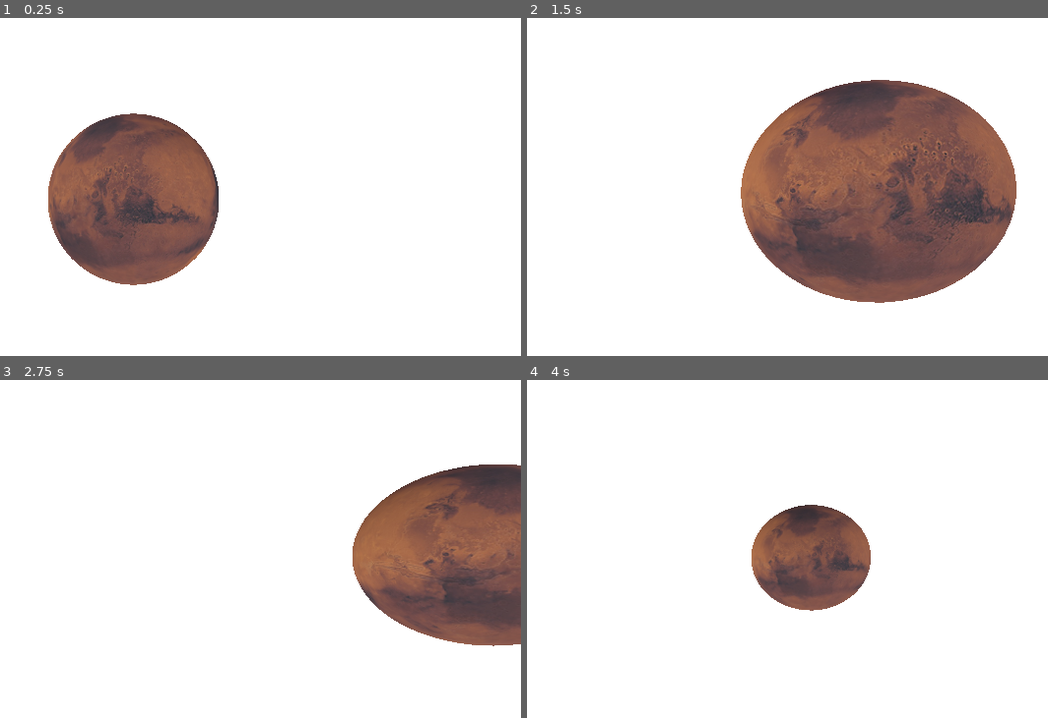
Above: before the commit, frames 1-4 (two rows, left to right).
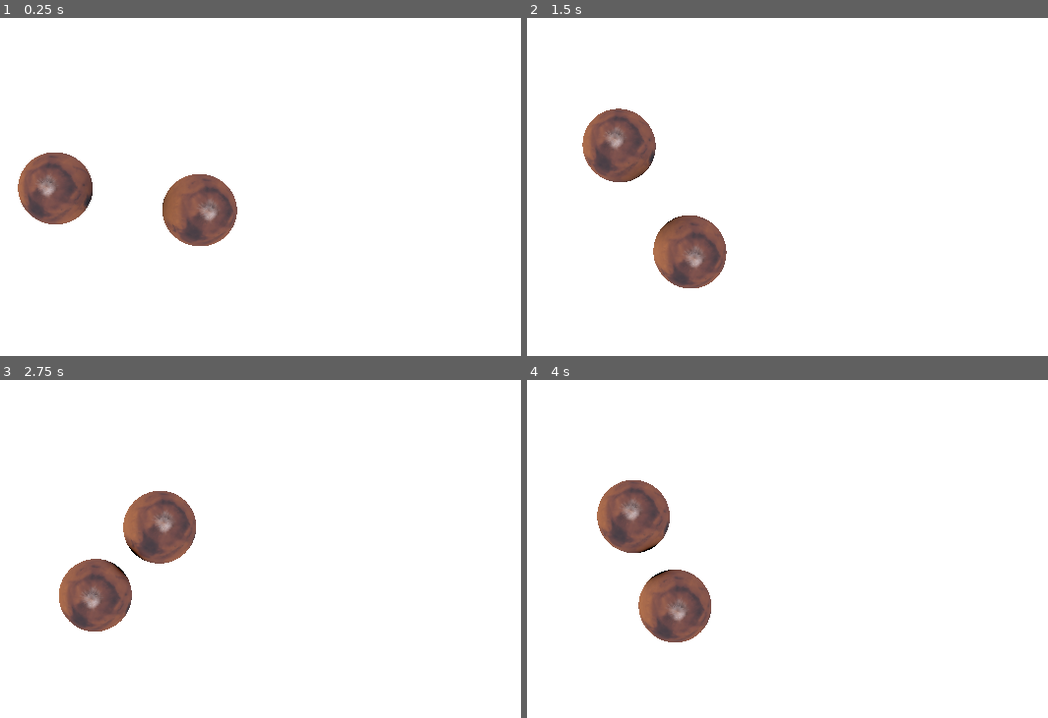
Above: after the commit, the same moments.

Repository: DarkLegend001/Space-Simulator
Game: Godot game, scene res://main/main.tscn
Two runs of this game, one before a commit and one after it. Both use one fixed random seed, a clock stepped at 60 frames per second and the inputs below. A sky picture missing from this copy of the repository is replaced by a grey-blue gradient.
Inputs:
- Up to frame 1 (0.25 s): no input
- Up to frame 2 (1.5 s): hold Ctrl (camera_back) 0.53-1.28 s; tap Down (camera_down) at 1.35 s
- Up to frame 3 (2.75 s): hold Shift (camera_forward) from 2.03 s (still down)
- Up to frame 4 (4 s): release Shift (camera_forward) at 2.78 s; tap Left (camera_left) at 2.85 s; hold Right (camera_right) from 3.53 s (still down)

The runs differ from the first frame. In frame 1, 13% of the frame differs, in the area x 3-46%, y 28-80%; in frame 2, 32%, in the area x 10-94%, y 18-85%; in frame 3, 19%; in frame 4, 10%.
Error before the commit: Parse Error: Too many arguments for "update()" call. Expected at most 0 but received 1. (res://controller/simulation_controller.gd:15)

Commit message:
finish physics merge and test

Diff:
--- a/controller/simulation_controller.gd
+++ b/controller/simulation_controller.gd
@@ -7,12 +7,12 @@
 # Called when the node enters the scene tree for the first time.
 func _ready() -> void:
 	simulation = Simulation.new()
-	spawn_celestial_body(Vector3(100, 0, 0), Vector3(0, 0, 0.5), 1e12, 1)
-	spawn_celestial_body(Vector3.ZERO, Vector3(0, 0, -0.5), 1e12, 1)
+	spawn_celestial_body(Vector3(50, 0, 0), Vector3(0, 0, 0.5), 1e12, 1)
+	spawn_celestial_body(Vector3(-50, 0, 0), Vector3(0, 0, -0.5), 1e12, 1)
 
 # Called every frame. 'delta' is the elapsed time since the previous frame.
 func _process(delta: float) -> void:
-	simulation.update(delta)
+	simulation.update()
 
 func spawn_celestial_body(pos: Vector3, vel: Vector3, mass: float, radius: float):
 	var body = CelestialBody.new(pos, vel, Vector3.ZERO, mass, radius)
--- a/main/main.tscn
+++ b/main/main.tscn
@@ -3,9 +3,7 @@
 [ext_resource type="Script" uid="uid://ctqmcany1v6xh" path="res://main/main.gd" id="1_53q0u"]
 [ext_resource type="Script" path="res://main/camera.gd" id="2_c651c"]
 [ext_resource type="Script" uid="uid://blhqjkxxbsqqh" path="res://controller/simulation_controller.gd" id="2_kfbq2"]
-[ext_resource type="Script" path="res://main/sphere.gd" id="2_pjrb6"]
 [ext_resource type="Texture2D" uid="uid://t3dsj4mralpl" path="res://data/starmap_background.exr" id="2_xwkvk"]
-[ext_resource type="Texture2D" uid="uid://cgmdg6ae3jjyv" path="res://data/mars_1k_color.jpg" id="3_3wy1v"]
 
 [sub_resource type="PanoramaSkyMaterial" id="PanoramaSkyMaterial_c651c"]
 panorama = ExtResource("2_xwkvk")
@@ -24,11 +22,6 @@
 ambient_light_energy = 1.22
 reflected_light_source = 2
 
-[sub_resource type="SphereMesh" id="SphereMesh_pjrb6"]
-
-[sub_resource type="StandardMaterial3D" id="StandardMaterial3D_kfbq2"]
-albedo_texture = ExtResource("3_3wy1v")
-
 [node name="Main" type="Node" unique_id=1603506809]
 script = ExtResource("1_53q0u")
 
@@ -36,23 +29,16 @@
 script = ExtResource("2_kfbq2")
 
 [node name="Camera3D" type="Camera3D" parent="." unique_id=374710754]
-transform = Transform3D(1, 0, 0, 0, 1, 0, 0, 0, 1, 0, 0, 2)
+transform = Transform3D(1, 0, 0, 0, 1.1924881e-08, 1, 0, -1, 1.1924881e-08, 0, 200, 0)
 script = ExtResource("2_c651c")
 
 [node name="WorldEnvironment" type="WorldEnvironment" parent="." unique_id=408548995]
 environment = SubResource("Environment_53q0u")
 
 [node name="OmniLight3D" type="OmniLight3D" parent="." unique_id=1923814318]
-transform = Transform3D(1, 0, 0, 0, 1, 0, 0, 0, 1, 1, 2, 0)
+light_energy = 10.0
 light_size = 0.5
 light_negative = true
-omni_range = 50.0
-omni_attenuation = 2.0
+omni_range = 1000.0
 
 [node name="CelestialBodies" type="Node" parent="." unique_id=1477786834]
-
-[node name="Sphere" type="MeshInstance3D" parent="CelestialBodies" unique_id=1824110484]
-transform = Transform3D(0.99999994, 0, 0, 0, 0.99999994, 0, 0, 0, 1, 0, 0, 0)
-mesh = SubResource("SphereMesh_pjrb6")
-surface_material_override/0 = SubResource("StandardMaterial3D_kfbq2")
-script = ExtResource("2_pjrb6")
--- a/rendering/celestial_body_renderer.tscn
+++ b/rendering/celestial_body_renderer.tscn
@@ -13,5 +13,6 @@
 script = ExtResource("1_l5vr7")
 
 [node name="MeshInstance3D" type="MeshInstance3D" parent="." unique_id=936898943]
+transform = Transform3D(50, 0, 0, 0, 50, 0, 0, 0, 50, 0, 0, 0)
 mesh = SubResource("SphereMesh_l5vr7")
 surface_material_override/0 = SubResource("StandardMaterial3D_xhbbt")
--- a/simulation/celestial_body.gd
+++ b/simulation/celestial_body.gd
@@ -2,16 +2,18 @@
 
 var pos: Vector3
 var rot: Vector3
-var lin_vel: Vector3
+var vel: Vector3
 var rot_vel: Vector3
 var accel: Vector3
 var mass: float
 var radius: float
 
-func _init(pos: Vector3, lin_vel: Vector3, rot_vel: Vector3, mass: float, radius: float):
+var accel_old: Vector3
+
+func _init(pos: Vector3, vel: Vector3, rot_vel: Vector3, mass: float, radius: float):
 	self.pos = pos
 	self.rot = Vector3.ZERO
-	self.lin_vel = lin_vel
+	self.vel = vel
 	self.rot_vel = rot_vel
 	self.accel = Vector3.ZERO
 	self.mass = mass
